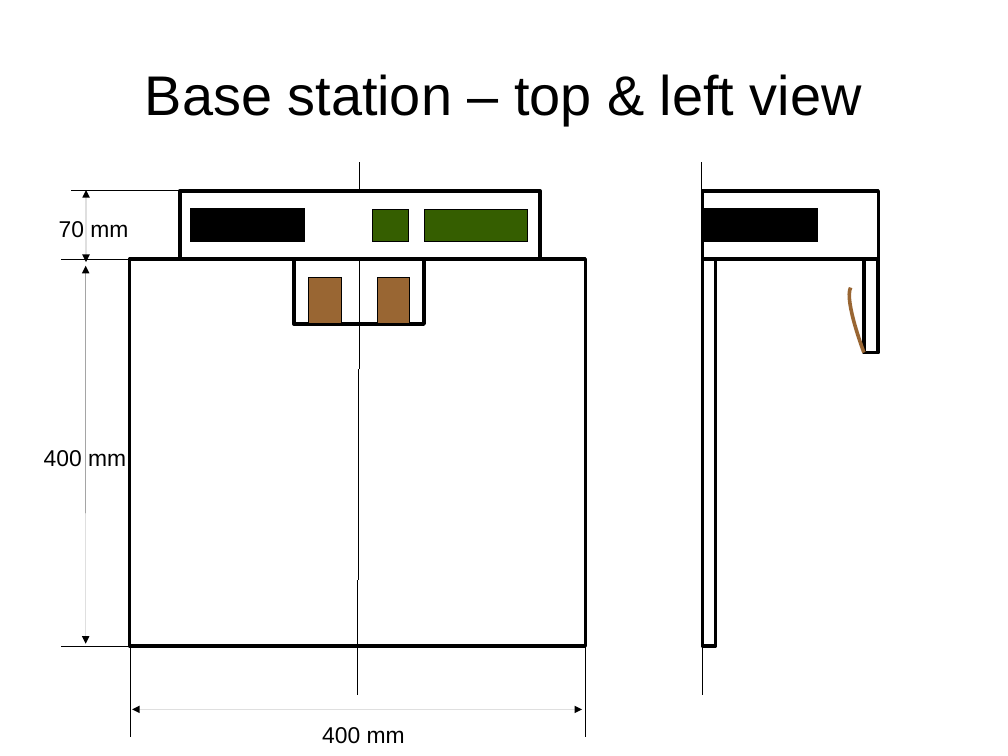
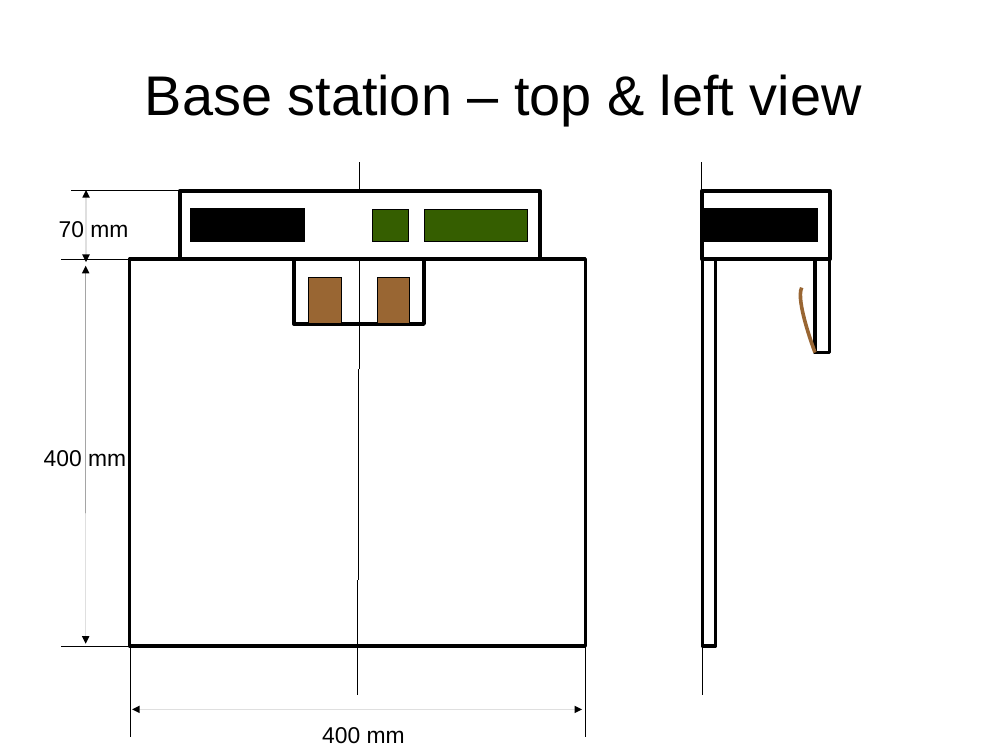
Before and after one commit to eerimoq/romeo, a slide deck: slide 10 of doc/schematics.odp. Drawn at 1008x756 pixels with LibreOffice and Linux fonts; fonts in the diff are those of the drawing. Boxes give left, top, right and bottom in pixels: in the first picture for what was removed or moved away, otherwise in the second. Text is boxed around its words. In the diff, an @@ line names an element or a change of style, - is before the commit and + after.

Commit message:
documentation

```diff
--- a/doc/schematics.odp
+++ b/doc/schematics.odp
@@ rectangle resized from (x1=702, y1=191, x2=878, y2=260) to (x1=702, y1=191, x2=831, y2=260) @@
@@ rectangle moved from (x1=864, y1=259, x2=879, y2=352) to (x1=815, y1=259, x2=830, y2=352) @@
@@ freeform shape moved from (x1=850, y1=288, x2=864, y2=353) to (x1=800, y1=288, x2=815, y2=353) @@
```
